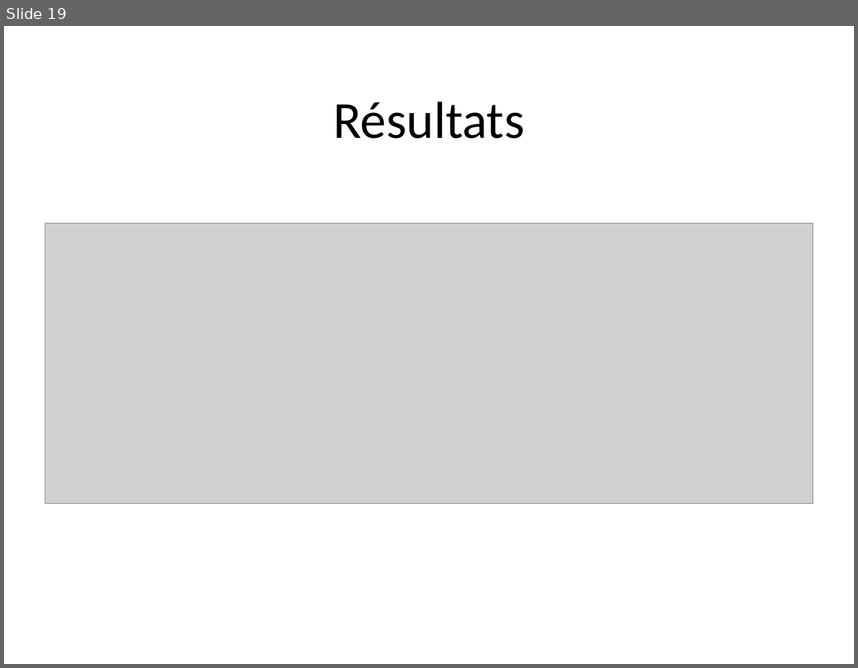
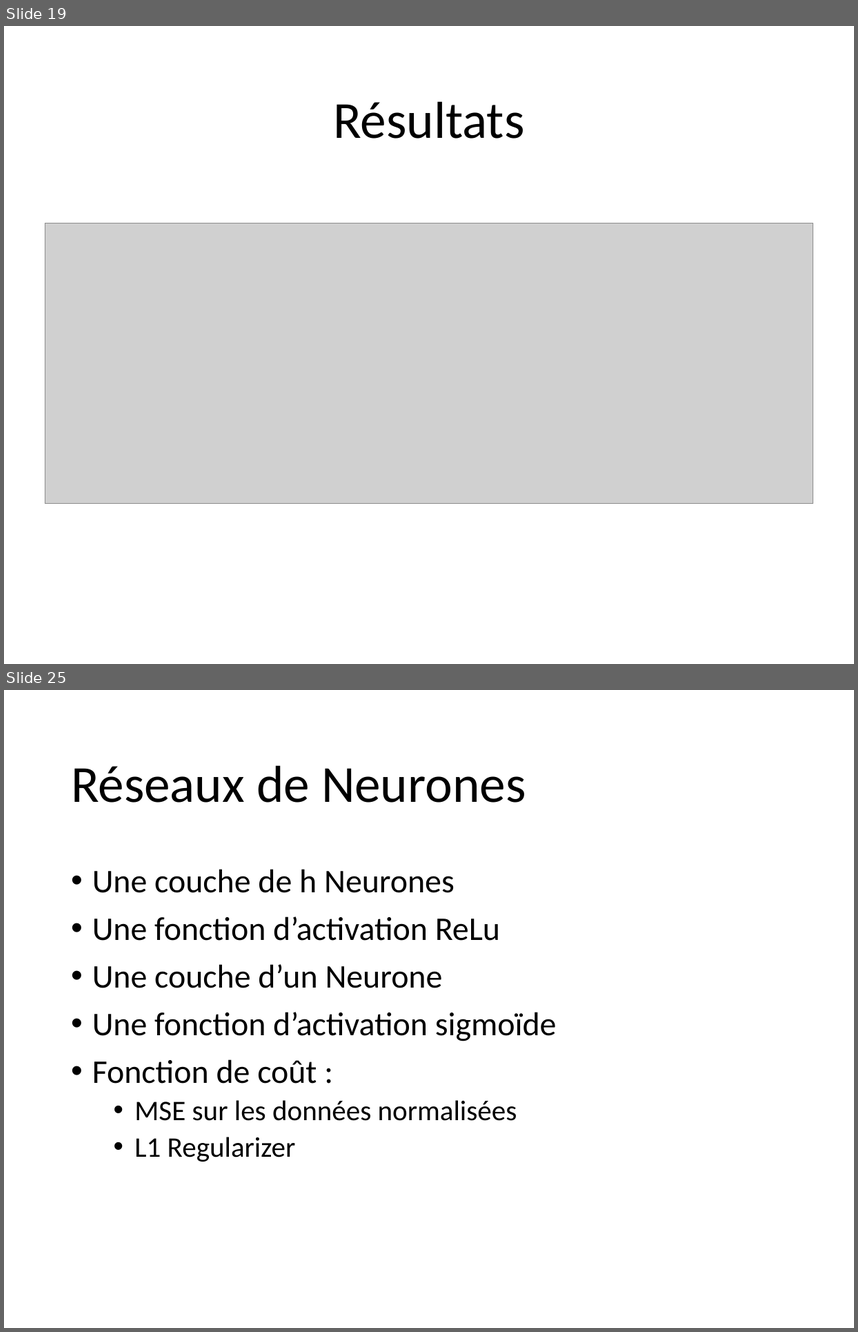
Before and after one commit to staufga0/DM_Project, a slide deck: Data Mining Presentation.pptm. Shown one above the other, each under a label of ours: slide 19 before the commit, slides 19 and 25 after it; the slides between them are not shown. The pictures are 858x668 and 858x1332 pixels, drawn with LibreOffice and Linux fonts; fonts in the diff are those of the drawing; grey boxes stand for pictures. Boxes give left, top, right and bottom in pixels: in the first picture for what was removed or moved away, otherwise in the second. Text is boxed around its words. In the diff, an @@ line names an element or a change of style, - is before the commit and + after.

```diff
--- a/Data Mining Presentation.pptm
+++ b/Data Mining Presentation.pptm
@@ slide 25 added at <box>4,690,854,1328</box>, background #FFFFFF @@
@@ title added at <box>71,765,526,802</box>, 44 pt, text #000000 @@
+Réseaux de Neurones
@@ text added at <box>92,869,557,1161</box>, 28 pt, text #000000 @@
+• Une couche de h Neurones
+• Une fonction d’activation ReLu
+• Une couche d’un Neurone
+• Une fonction d’activation sigmoïde
+• Fonction de coût :
+  • MSE sur les données normalisées
+  • L1 Regularizer
```
Also in this commit, not shown: 9 other slides added.
